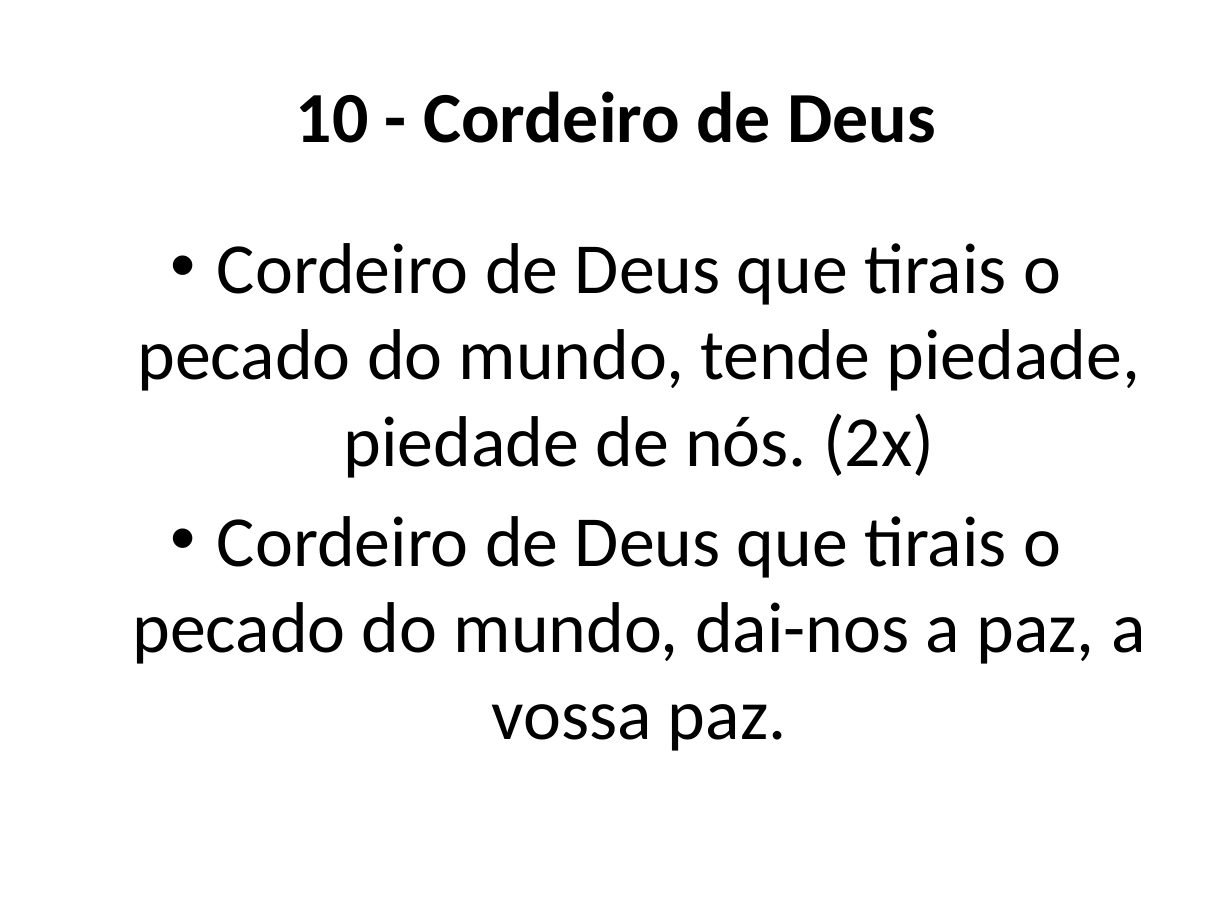
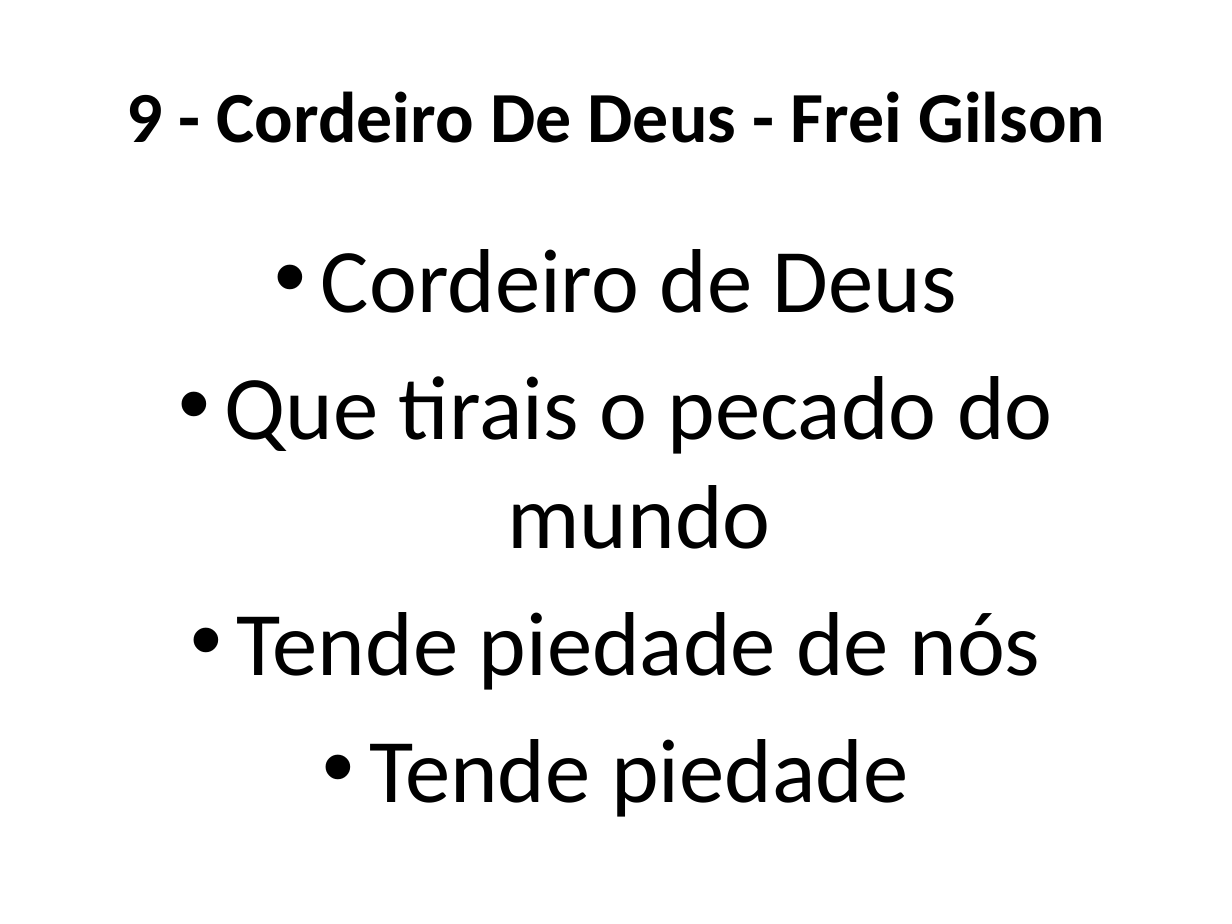
Before and after one commit to Natanielsr/slides-generator, a slide deck: slide 41 of slides.pptx (slide 36 before the commit). Drawn at 1232x924 pixels with LibreOffice and Linux fonts; fonts in the diff are those of the drawing. Boxes give left, top, right and bottom in pixels: in the first picture for what was removed or moved away, otherwise in the second. Text is boxed around its words. In the diff, an @@ line names an element or a change of style, - is before the commit and + after.

```diff
--- a/slides.pptx
+++ b/slides.pptx
@@ title at (126,91,1105,143): text changed @@
-10 - Cordeiro de Deus
+9 - Cordeiro De Deus - Frei Gilson
@@ text at (225,249,1052,817): text changed; size 42 to 53 pt @@
-• Cordeiro de Deus que tirais o pecado do mundo, tende piedade, piedade de nós. (2x)
-• Cordeiro de Deus que tirais o pecado do mundo, dai-nos a paz, a vossa paz.
+• Cordeiro de Deus
+• Que tirais o pecado do mundo
+• Tende piedade de nós
+• Tende piedade
```
Also in this commit, not shown: 17 other slides changed, 36 slides added, 25 slides removed, 33 other files.
